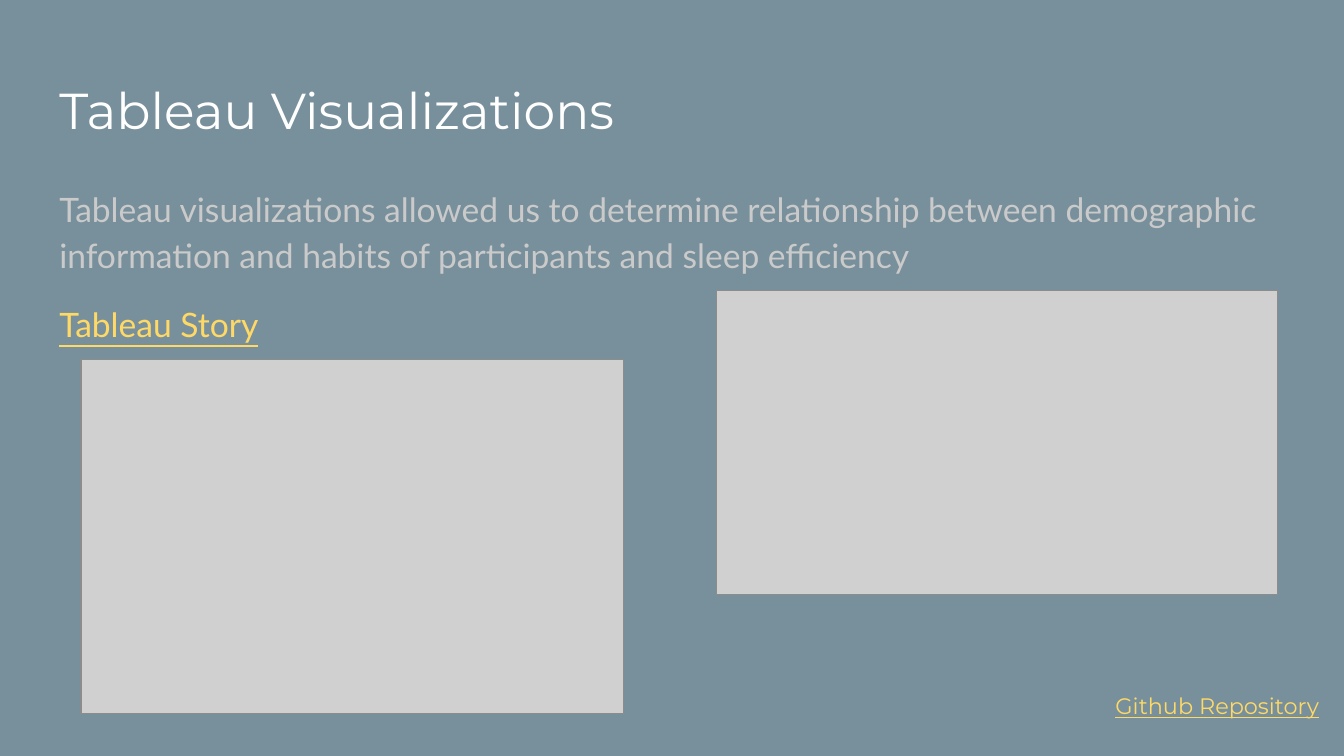
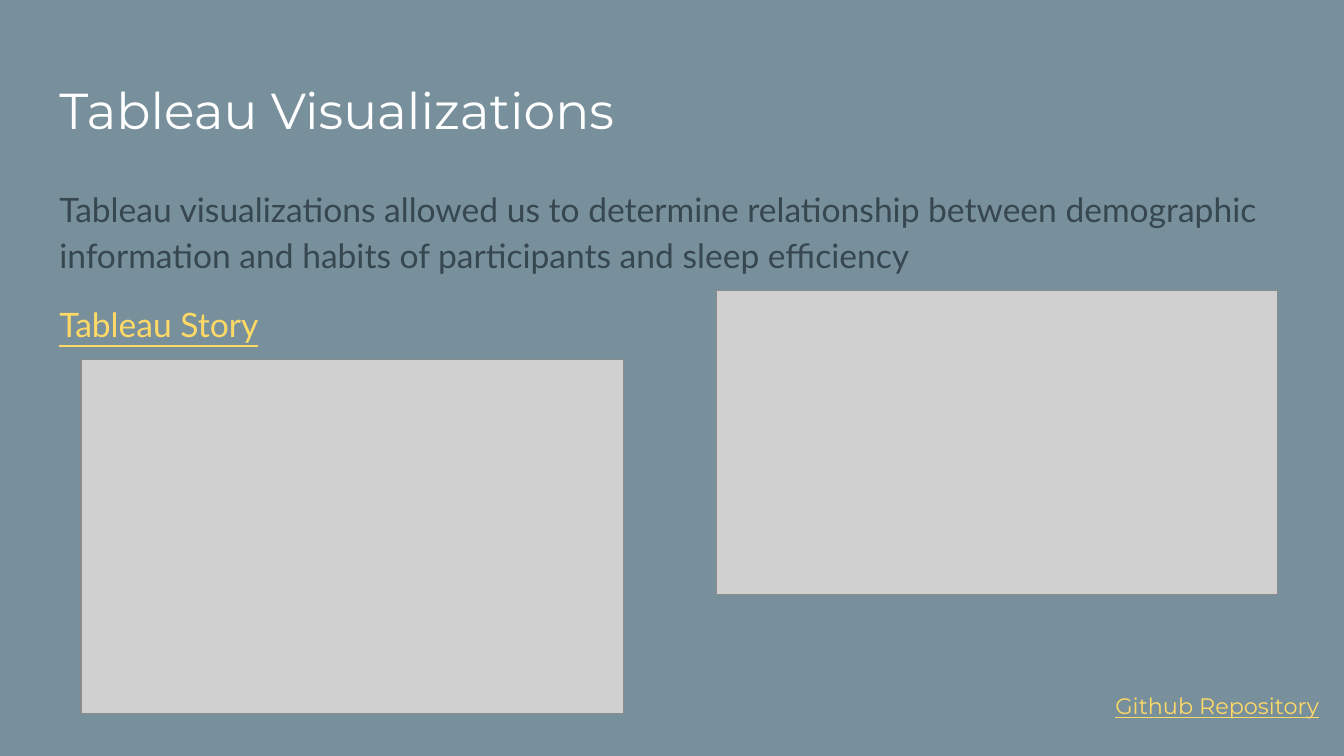
Before and after one commit to IB2MS/Project_4, a slide deck: slide 9 of Sleep Efficiency Analysis and Modeling.pptx (slide 8 before the commit). Drawn at 1344x756 pixels with LibreOffice and Linux fonts; fonts in the diff are those of the drawing; grey boxes stand for pictures. Boxes give left, top, right and bottom in pixels: in the first picture for what was removed or moved away, otherwise in the second. Text is boxed around its words. In the diff, an @@ line names an element or a change of style, - is before the commit and + after.

```diff
--- a/Sleep Efficiency Analysis and Modeling.pptx
+++ b/Sleep Efficiency Analysis and Modeling.pptx
@@ text at (x1=59, y1=197, x2=1257, y2=274): text colour #CACACA to #37474F @@
```
Also in this commit, not shown: 9 other slides changed, 3 slides added, 1 slide removed.
